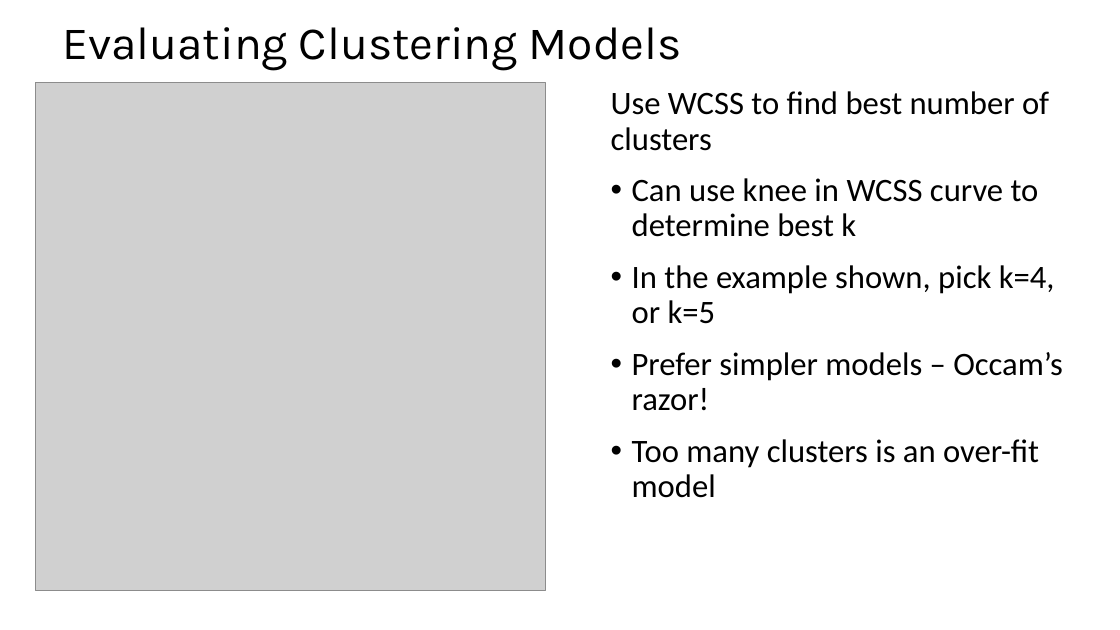
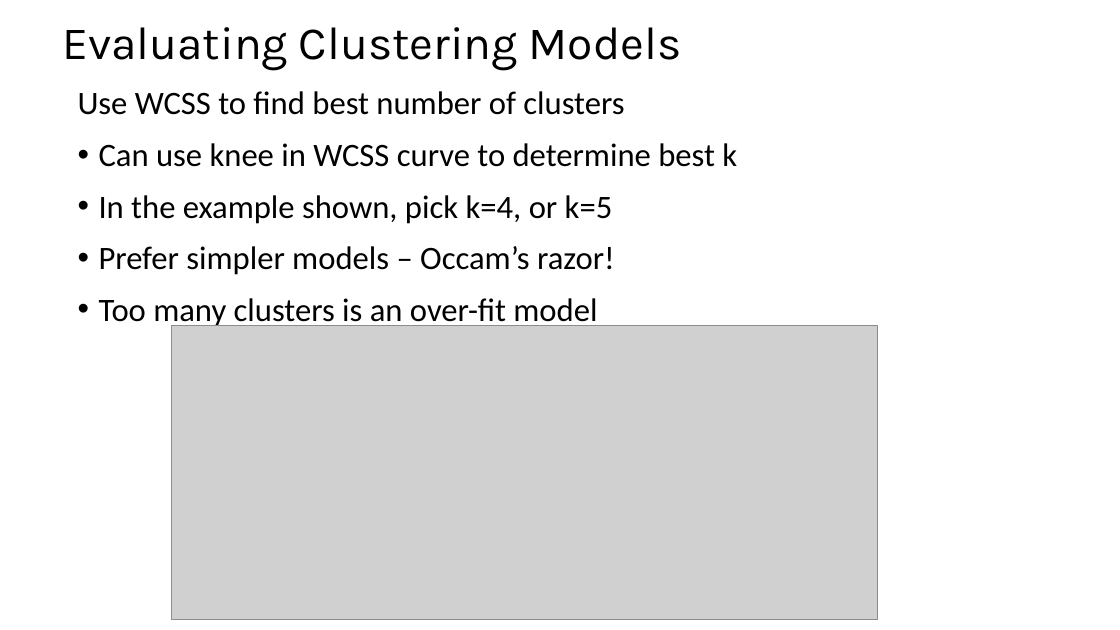
Before and after one commit to StephenElston/CSCI-E-108, a slide deck: slide 25 of slides/9_IntroductionToClustering.pptx (slide 24 before the commit). Drawn at 1120x630 pixels with LibreOffice and Linux fonts; fonts in the diff are those of the drawing; grey boxes stand for pictures. Boxes give left, top, right and bottom in pixels: in the first picture for what was removed or moved away, otherwise in the second. Text is boxed around its words. In the diff, an @@ line names an element or a change of style, - is before the commit and + after.

```diff
--- a/slides/9_IntroductionToClustering.pptx
+++ b/slides/9_IntroductionToClustering.pptx
@@ picture removed at [35, 82, 545, 591] @@
@@ text "Use WCSS to find best ..." rewrapped from [611, 91, 1063, 498] to [78, 91, 737, 329] @@
@@ picture added at [171, 326, 878, 620] @@
```
Also in this commit, not shown: 6 other slides changed, 3 slides added, 1 slide removed.
